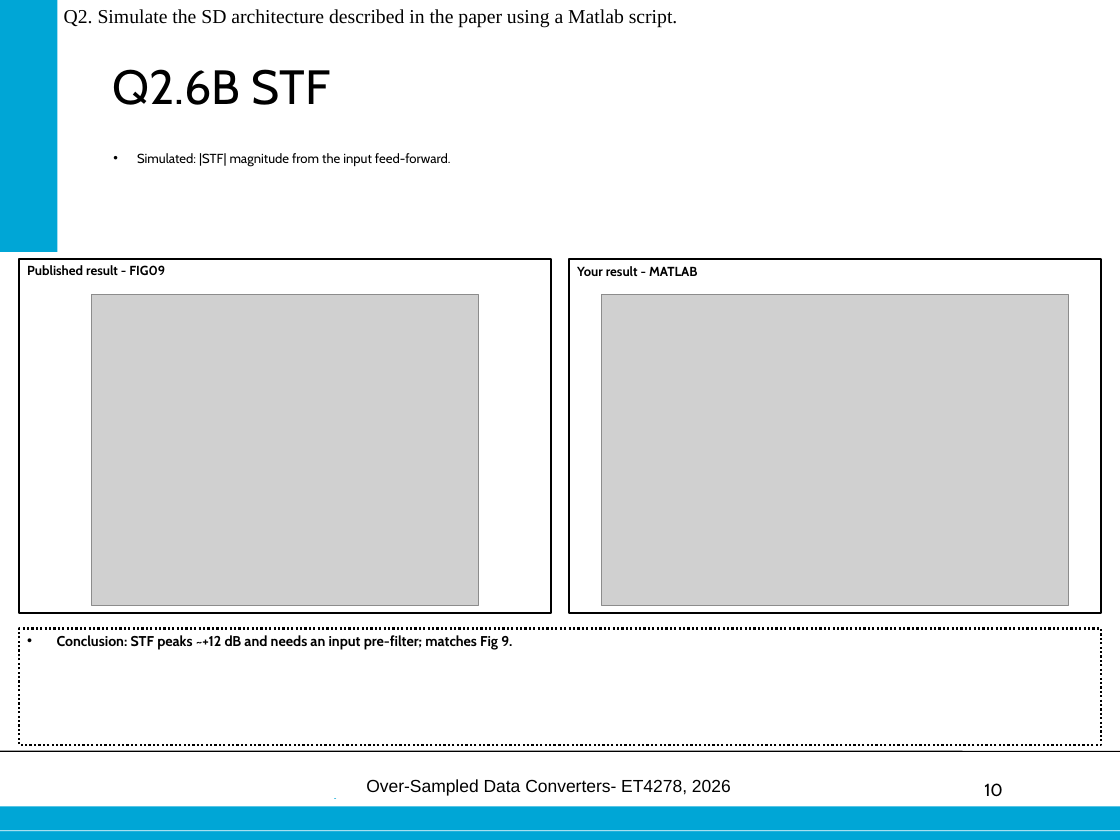
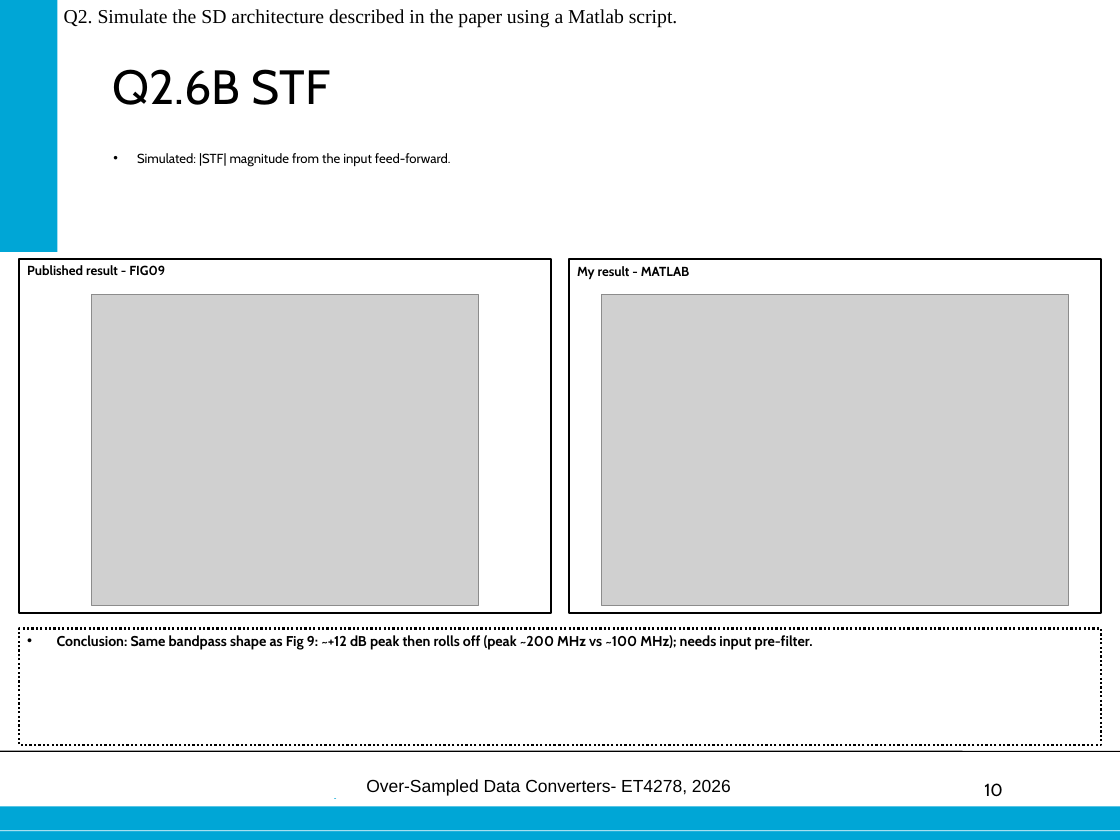
Before and after one commit to danieltyukov/tud-over-sampled-data-converters, a slide deck: slide 10 of practical-exam/Final_oral_exam_Daniel_Tyukov_5714699.pptx. Drawn at 1120x840 pixels with LibreOffice and Linux fonts; fonts in the diff are those of the drawing; grey boxes stand for pictures; background and template pictures are left out. Boxes give left, top, right and bottom in pixels: in the first picture for what was removed or moved away, otherwise in the second. Text is boxed around its words. In the diff, an @@ line names an element or a change of style, - is before the commit and + after.

```diff
--- a/practical-exam/Final_oral_exam_Daniel_Tyukov_5714699.pptx
+++ b/practical-exam/Final_oral_exam_Daniel_Tyukov_5714699.pptx
@@ text in rectangle at (577, 266, 690, 279): text changed @@
-Your result - MATLAB
+My result - MATLAB
@@ text in rectangle at (57, 635, 813, 650): text changed @@
-• Conclusion: STF peaks ~+12 dB and needs an input pre-filter; matches Fig 9.
+• Conclusion: Same bandpass shape as Fig 9: ~+12 dB peak then rolls off (peak ~200 MHz vs ~100 MHz); needs input pre-filter.
```
Also in this commit, not shown: 14 other slides changed, 36 other files.
